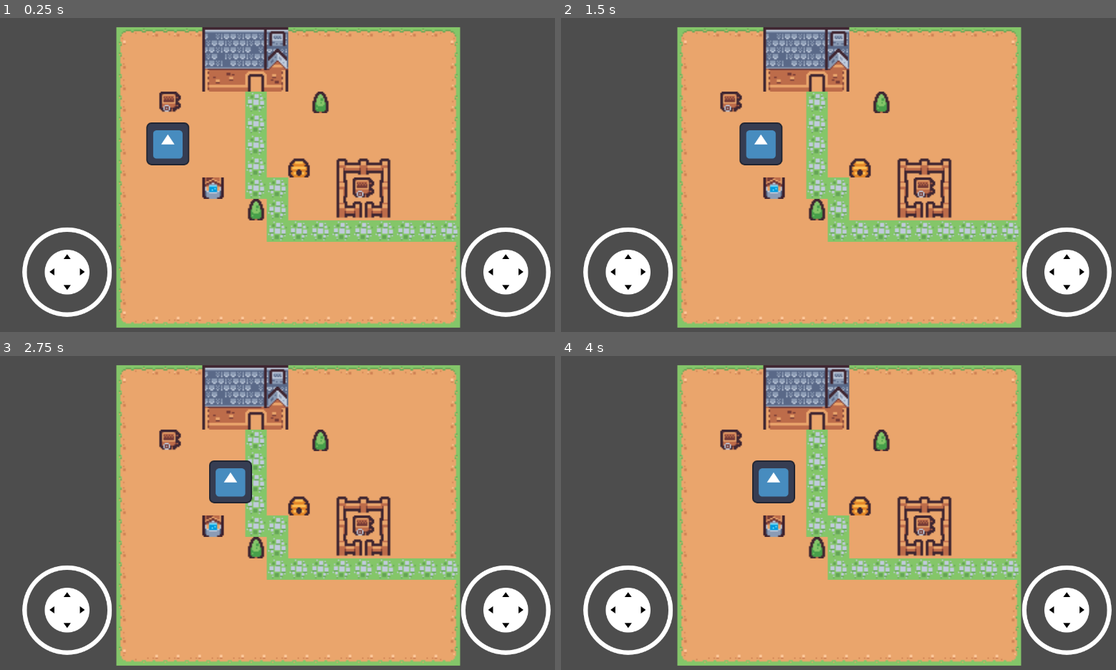
Above: before the commit, frames 1-4 (two rows, left to right).
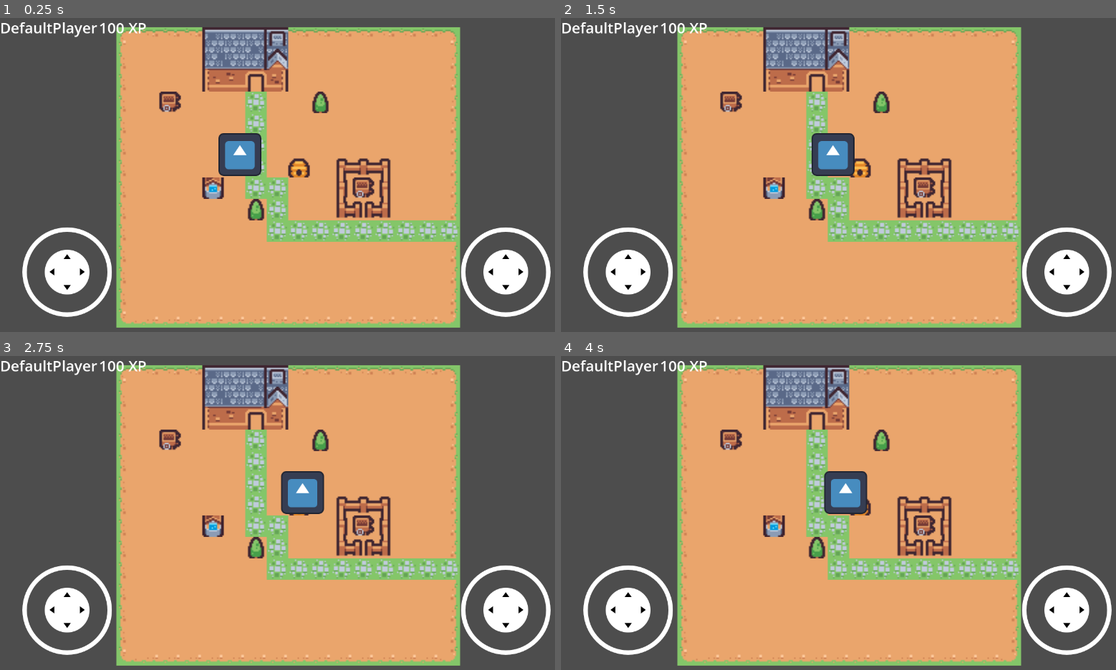
Above: after the commit, the same moments.

Repository: Brandt-J/NatureHero
Game: Godot game, scene res://scenes/test_scene.tscn
Same seed, same stepped clock (60 frames per second), same inputs: the game is played once before the commit and once after it. The engine's default icon, where the game draws it, is replaced by a stand-in: a white triangle on a blue panel in a dark square.
Inputs (mouse positions are in pixels of both pictures, inside the frame that each line leads up to):
- Up to frame 1 (0.25 s): no input
- Up to frame 2 (1.5 s): tap Enter at 0.5 s; move the mouse to (971, 162) at 0.52 s; hold Right (ui_right) 0.53-1.25 s; click (971, 162) at 0.67 s; drag from (733, 193) to (816, 244) at 1.27 s
- Up to frame 3 (2.75 s): tap Space at 2 s; move the mouse to (344, 443) at 2.02 s; hold Right (ui_right) from 2.03 s (still down)
- Up to frame 4 (4 s): release Right (ui_right) at 2.75 s; drag from (816, 582) to (677, 469) at 2.77 s; tap Enter at 3.5 s; move the mouse to (1021, 563) at 3.52 s; hold Left (ui_left) from 3.53 s (still down)

The runs differ from the first frame. In frame 1, 2.5% of the frame differs, in the area x 0-48%, y 1-51%; in frame 2, 2.5%; in frame 3, 2.5%, in the area x 0-59%, y 1-51%; in frame 4, 2.5%.

Commit message:
Moving Placeholder Character

Diff:
--- a/characters/character_base.gd
+++ b/characters/character_base.gd
@@ -7,5 +7,5 @@
 
 
 func _process(delta: float) -> void:
-	position += gui.get_movement_vector() * speed * delta
-	rotation = gui.get_rotation_angle()
+	character_sprite.position += gui.get_movement_vector() * speed * delta
+	character_sprite.rotation = gui.get_rotation_angle()
--- a/gui/gui.tscn
+++ b/gui/gui.tscn
@@ -23,3 +23,17 @@
 grow_horizontal = 0
 joystick_mode = 1
 use_input_actions = false
+
+[node name="HBoxContainer" type="HBoxContainer" parent="."]
+offset_right = 40.0
+offset_bottom = 40.0
+
+[node name="LabelPlayerName" type="Label" parent="HBoxContainer"]
+layout_mode = 2
+theme_override_font_sizes/font_size = 33
+text = "DefaultPlayer"
+
+[node name="LabelXP" type="Label" parent="HBoxContainer"]
+layout_mode = 2
+theme_override_font_sizes/font_size = 33
+text = "100 XP"
--- a/scenes/test_scene.tscn
+++ b/scenes/test_scene.tscn
@@ -19,4 +19,4 @@
 position = Vector2(642, 350)
 
 [node name="CharacterBase" parent="." instance=ExtResource("2_j8ivh")]
-position = Vector2(377, 273)
+position = Vector2(538, 297)
